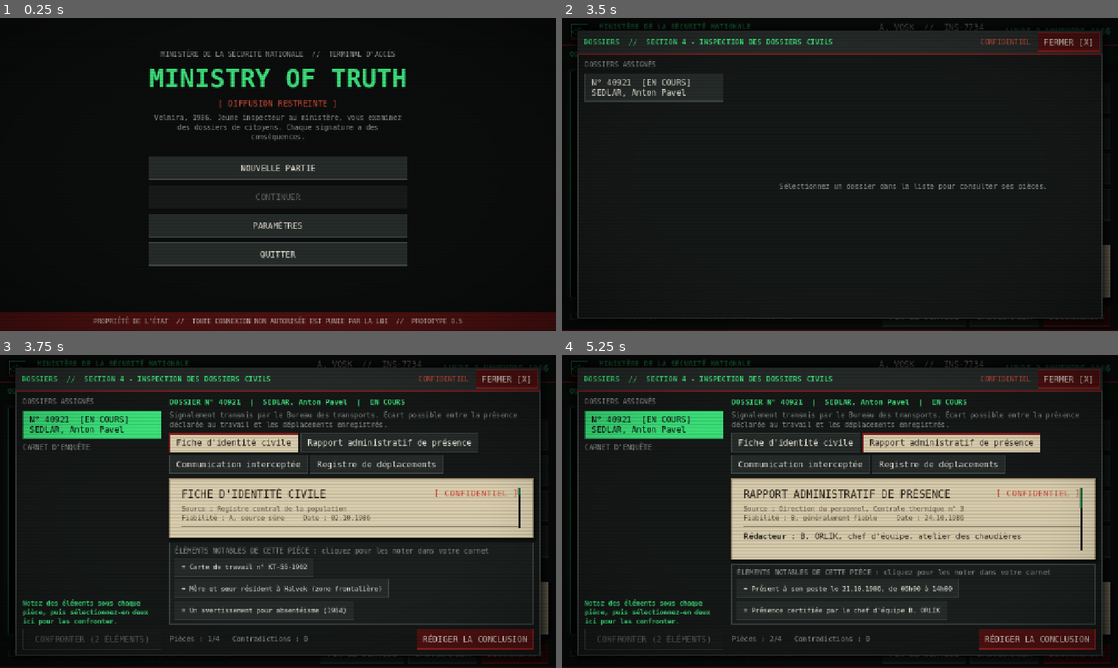
Above: before the commit, frames 1-4 (two rows, left to right).
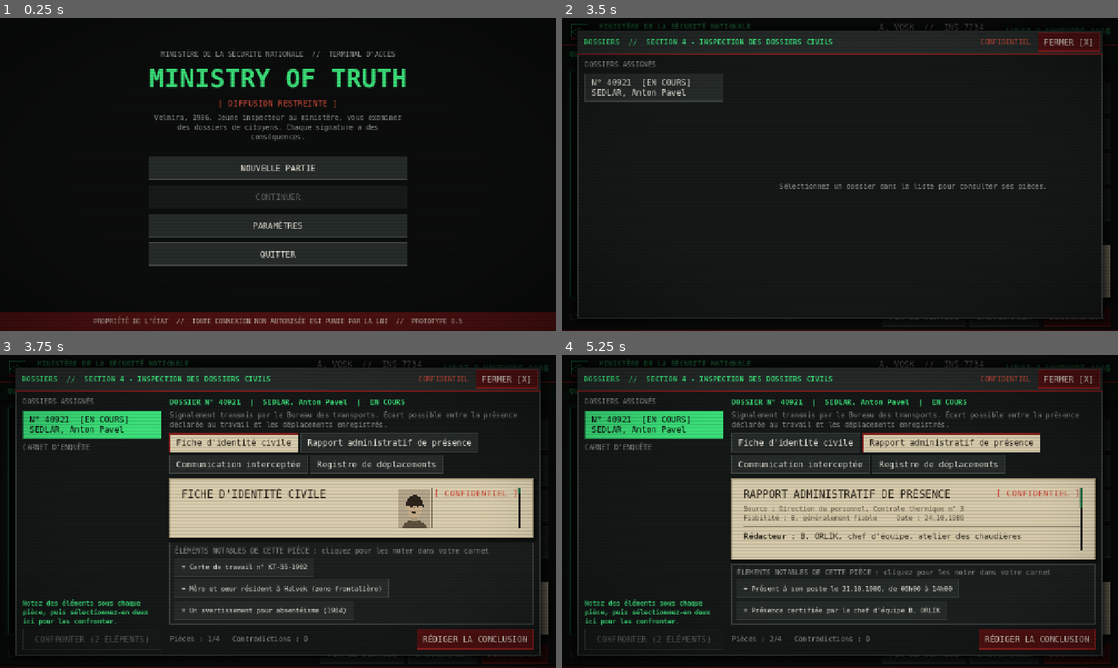
Above: after the commit, the same moments.

Repository: r65z40/truth
Game: Godot game, scene res://scenes/main_menu/main_menu.tscn
Same seed, same stepped clock (60 frames per second), same inputs: the game is played once before the commit and once after it.
Inputs (mouse positions are in pixels of both pictures, inside the frame that each line leads up to):
- Up to frame 1 (0.25 s): no input
- Up to frame 2 (3.5 s): click "NOUVELLE PARTIE" at 0.5 s; click (784, 259) at 1.27 s; type "12" at 1.35 s; click "AIDE" at 2 s; click "DOSSIERS" at 2.75 s
- Up to frame 3 (3.75 s): click "N° 40921 [EN COURS] SEDLAR, A…" at 3.5 s
- Up to frame 4 (5.25 s): click "Fiche d'identité civile" at 4.25 s; click "Rapport administratif de prés…" at 5 s

Frames 1-2 are identical in both runs. In frame 3, 1.3% of the frame differs, in the area x 32-94%, y 42-56%; in frame 4, nothing differs.

Commit message:
Photos d'identité dessinées à partir des données
Clé photo d'une pièce (visage, cheveux, lunettes, signe particulier),
dessinée par IdPhoto sans image importée ; couleurs dans le thème.

Co-Authored-By: Claude Opus 5.5 (1M context) <noreply@anthropic.com>
Claude-Session: https://claude.ai/code/session_01S6Q64qV8A21FGrmgUc6GYw

Diff:
--- a/data/cases/case_40921.json
+++ b/data/cases/case_40921.json
@@ -74,7 +74,15 @@
 					"label": "Un avertissement pour absentéisme (1984)"
 				}
 			],
-			"veritas_remark": "Famille résidant en zone frontalière. Facteur de risque : élevé."
+			"veritas_remark": "Famille résidant en zone frontalière. Facteur de risque : élevé.",
+			"photo": {
+				"caption": "Cliché du 14.05.1982",
+				"face": "long",
+				"hair": "short",
+				"glasses": false,
+				"facial_hair": "mustache",
+				"mark": "none"
+			}
 		},
 		{
 			"id": "work_report",
--- a/data/cases/case_51307.json
+++ b/data/cases/case_51307.json
@@ -13,6 +13,14 @@
 			"reliability": "A",
 			"date": "1986-11-04",
 			"veritas_remark": "Membre du Parti depuis 25 ans, décoré. Indice de loyauté du sujet : élevé.",
+			"photo": {
+				"caption": "Cliché du 02.09.1980",
+				"face": "round",
+				"hair": "receding",
+				"gray": true,
+				"facial_hair": "none",
+				"mark": "scar"
+			},
 			"fields": [
 				[
 					"Nom",
--- a/data/cases/case_52044.json
+++ b/data/cases/case_52044.json
@@ -13,6 +13,15 @@
 			"reliability": "A",
 			"date": "1986-11-05",
 			"veritas_remark": "Veuve, sans appartenance au Parti. Accès quotidien aux tickets : exposition au risque élevée.",
+			"photo": {
+				"caption": "Cliché du 21.01.1979",
+				"face": "round",
+				"hair": "long",
+				"gray": true,
+				"glasses": true,
+				"facial_hair": "none",
+				"mark": "mole"
+			},
 			"fields": [
 				[
 					"Nom",
--- a/scenes/ui/windows/dossiers_window.gd
+++ b/scenes/ui/windows/dossiers_window.gd
@@ -23,6 +23,7 @@
 ## Éléments du carnet sélectionnés pour une confrontation (au plus 2).
 var selected_facts: Array[String] = []
 var _tab_group := ButtonGroup.new()
+var _photo := IdPhoto.new()
 
 @onready var _case_list: VBoxContainer = %CaseList
 @onready var _notebook: Control = %Notebook
@@ -55,6 +56,10 @@
 	_conclusion_panel.submitted.connect(_on_conclusion_submitted)
 	_conclusion_panel.cancelled.connect(close_conclusion)
 	_conclusion_panel.hide()
+	# La photo d'identité s'affiche dans l'en-tête de la pièce, à droite du titre.
+	_doc_title.add_sibling(_photo)
+	_doc_title.size_flags_vertical = Control.SIZE_SHRINK_BEGIN
+	_photo.hide()
 	_show_case_view(false)
 
 
@@ -101,6 +106,8 @@
 		_format_iso_date(document.get("date", "")),
 	]
 	_doc_body.text = render_document_bbcode(document)
+	_photo.photo = document.get("photo", {})
+	_photo.visible = document.has("photo")
 	var remark := Veritas.document_remark(document)
 	_veritas_strip.visible = remark != ""
 	_veritas_remark.text = "%s > %s" % [Veritas.NAME, remark]
--- /dev/null
+++ b/scripts/ui/id_photo.gd
@@ -0,0 +1,128 @@
+class_name IdPhoto
+extends Control
+## Photo d'identité dessinée à partir des données d'une pièce (aucune image
+## importée). Clé "photo" d'un document :
+## {
+##   "caption": "Cliché du 12.03.1979",
+##   "face": "round|long",              forme du visage
+##   "hair": "short|long|curly|receding|bald",
+##   "gray": true,                      cheveux gris
+##   "glasses": true,
+##   "facial_hair": "none|mustache|beard",
+##   "mark": "none|scar|mole"           signe particulier
+## }
+## Deux photos qui diffèrent sur un trait se voient : c'est voulu.
+## Couleurs : type de thème "IdPhoto" (paper, ink, skin, shade).
+
+## Taille de dessin ; DISPLAY_SCALE réduit la photo à l'écran.
+const PHOTO_SIZE := Vector2(132, 168)
+const DISPLAY_SCALE := 0.62
+const CAPTION_HEIGHT := 18
+
+var photo: Dictionary = {}:
+	set(value):
+		photo = value
+		queue_redraw()
+
+
+func _init() -> void:
+	custom_minimum_size = PHOTO_SIZE * DISPLAY_SCALE + Vector2(0, CAPTION_HEIGHT)
+	size_flags_horizontal = Control.SIZE_SHRINK_END
+	size_flags_vertical = Control.SIZE_SHRINK_BEGIN
+	mouse_filter = Control.MOUSE_FILTER_IGNORE
+
+
+func _color(name: String) -> Color:
+	return get_theme_color(name, "IdPhoto")
+
+
+func _draw() -> void:
+	if photo.is_empty():
+		return
+	draw_set_transform(Vector2.ZERO, 0.0, Vector2.ONE * DISPLAY_SCALE)
+	var paper := _color("paper")
+	var ink := _color("ink")
+	var skin := _color("skin")
+	var shade := _color("shade")
+	var hair_color := shade.lerp(paper, 0.45) if photo.get("gray", false) else ink
+	var frame := Rect2(Vector2.ZERO, PHOTO_SIZE)
+	draw_rect(frame, paper)
+	draw_rect(frame.grow(-6), shade.lerp(paper, 0.7))
+	var cx := PHOTO_SIZE.x / 2.0
+	var long_face: bool = photo.get("face", "round") == "long"
+	var head := Vector2(30, 40 if long_face else 36)
+	var head_center := Vector2(cx, 70)
+	# Épaules et cou.
+	draw_colored_polygon(PackedVector2Array([
+		Vector2(14, PHOTO_SIZE.y - 6), Vector2(28, 132), Vector2(cx - 18, 120),
+		Vector2(cx + 18, 120), Vector2(PHOTO_SIZE.x - 28, 132), Vector2(PHOTO_SIZE.x - 14, PHOTO_SIZE.y - 6),
+	]), shade)
+	draw_rect(Rect2(cx - 11, head_center.y + head.y - 8, 22, 22), skin.darkened(0.12))
+	# Cheveux longs derrière la tête.
+	var hair: String = photo.get("hair", "short")
+	if hair == "long":
+		draw_colored_polygon(_ellipse(head_center + Vector2(0, 14), head + Vector2(8, 18)), hair_color)
+	draw_colored_polygon(_ellipse(head_center, head), skin)
+	match hair:
+		"short", "long":
+			draw_colored_polygon(_cap(head_center, head, 0.95), hair_color)
+		"curly":
+			for i in 9:
+				var angle := PI + PI * i / 8.0
+				draw_circle(head_center + Vector2(cos(angle) * head.x, sin(angle) * head.y * 0.9), 9.0, hair_color)
+		"receding":
+			draw_colored_polygon(_cap(head_center, head, 0.45), hair_color)
+			draw_rect(Rect2(head_center.x - head.x - 2, head_center.y - 14, 6, 18), hair_color)
+			draw_rect(Rect2(head_center.x + head.x - 4, head_center.y - 14, 6, 18), hair_color)
+	# Yeux, nez, bouche.
+	var eye_y := head_center.y - 2
+	for side in [-1, 1]:
+		draw_circle(Vector2(cx + side * 11, eye_y), 2.4, ink)
+	draw_line(Vector2(cx, eye_y + 4), Vector2(cx - 3, eye_y + 15), shade, 1.5)
+	draw_line(Vector2(cx - 3, eye_y + 15), Vector2(cx + 2, eye_y + 15), shade, 1.5)
+	var facial: String = photo.get("facial_hair", "none")
+	if facial == "beard":
+		draw_colored_polygon(PackedVector2Array([
+			Vector2(cx - head.x + 4, eye_y + 12), Vector2(cx + head.x - 4, eye_y + 12),
+			Vector2(cx + 14, head_center.y + head.y + 4), Vector2(cx - 14, head_center.y + head.y + 4),
+		]), hair_color)
+	if facial == "mustache" or facial == "beard":
+		draw_rect(Rect2(cx - 10, eye_y + 18, 20, 4), hair_color)
+	if facial != "beard":
+		draw_line(Vector2(cx - 7, eye_y + 25), Vector2(cx + 7, eye_y + 25), ink, 1.5)
+	if photo.get("glasses", false):
+		for side in [-1, 1]:
+			draw_arc(Vector2(cx + side * 11, eye_y), 7.5, 0, TAU, 20, ink, 1.6)
+		draw_line(Vector2(cx - 3.5, eye_y), Vector2(cx + 3.5, eye_y), ink, 1.6)
+	match photo.get("mark", "none"):
+		"scar":
+			draw_line(Vector2(cx + 15, eye_y + 6), Vector2(cx + 22, eye_y + 18), ink.lerp(skin, 0.3), 2.0)
+		"mole":
+			draw_circle(Vector2(cx - 14, eye_y + 16), 2.2, ink)
+	# Grain du tirage.
+	for i in 40:
+		var p := Vector2(fmod(i * 37.0, PHOTO_SIZE.x - 12) + 6, fmod(i * 53.0, PHOTO_SIZE.y - 12) + 6)
+		draw_rect(Rect2(p, Vector2.ONE), paper.lerp(ink, 0.25))
+	draw_rect(frame, ink, false, 1.0)
+	draw_set_transform(Vector2.ZERO)
+	var font := get_theme_default_font()
+	var width := PHOTO_SIZE.x * DISPLAY_SCALE
+	draw_string(font, Vector2(0, PHOTO_SIZE.y * DISPLAY_SCALE + 14), str(photo.get("caption", "")),
+			HORIZONTAL_ALIGNMENT_CENTER, width, 11, shade)
+
+
+func _ellipse(center: Vector2, radius: Vector2, from := 0.0, to := TAU, steps := 32) -> PackedVector2Array:
+	var points := PackedVector2Array()
+	for i in steps + 1:
+		var angle := from + (to - from) * i / steps
+		points.append(center + Vector2(cos(angle) * radius.x, sin(angle) * radius.y))
+	return points
+
+
+## Calotte de cheveux : haut de l'ellipse, couvrant une part "coverage" du front.
+func _cap(center: Vector2, radius: Vector2, coverage: float) -> PackedVector2Array:
+	var points := _ellipse(center, radius + Vector2(3, 4), PI, TAU, 24)
+	var base_y := center.y - radius.y * (1.0 - coverage) * 0.9
+	points.append(Vector2(center.x + radius.x, base_y))
+	points.append(Vector2(center.x - radius.x, base_y))
+	return points
--- a/tests/run_tests.gd
+++ b/tests/run_tests.gd
@@ -714,7 +714,11 @@
 	desk.terminal.submit_command("dossiers")
 	var dossiers = desk.windows.dossiers
 	dossiers.select_case("40921")
+	dossiers.select_document("identity")
+	check(dossiers._photo.visible and dossiers._photo.photo.get("facial_hair") == "mustache",
+			"la fiche d'identité affiche la photo du sujet")
 	dossiers.select_document("work_report")
+	check(not dossiers._photo.visible, "pas de photo sur un rapport")
 	var facts_list: Node = dossiers.get_node("%FactsList")
 	check(facts_list.get_child_count() == 2, "le rapport présente 2 éléments notables")
 	check(dossiers.get_node("%VeritasStrip").visible and dossiers.get_node("%VeritasRemark").text.begins_with("VERITAS >"),
--- a/ui/theme/ministry_theme.tres
+++ b/ui/theme/ministry_theme.tres
@@ -273,6 +273,10 @@
 Button/styles/disabled = SubResource("sb_button_disabled")
 Button/styles/focus = SubResource("sb_focus")
 Label/colors/font_color = Color(0.91, 0.894, 0.847, 1)
+IdPhoto/colors/paper = Color(0.86, 0.8, 0.68, 1)
+IdPhoto/colors/ink = Color(0.17, 0.14, 0.11, 1)
+IdPhoto/colors/skin = Color(0.78, 0.68, 0.55, 1)
+IdPhoto/colors/shade = Color(0.36, 0.31, 0.24, 1)
 LineEdit/colors/font_color = Color(0.235, 0.878, 0.478, 1)
 LineEdit/colors/caret_color = Color(0.235, 0.878, 0.478, 1)
 LineEdit/colors/font_placeholder_color = Color(0.122, 0.42, 0.247, 1)
Not shown, added: scripts/ui/id_photo.gd.uid
